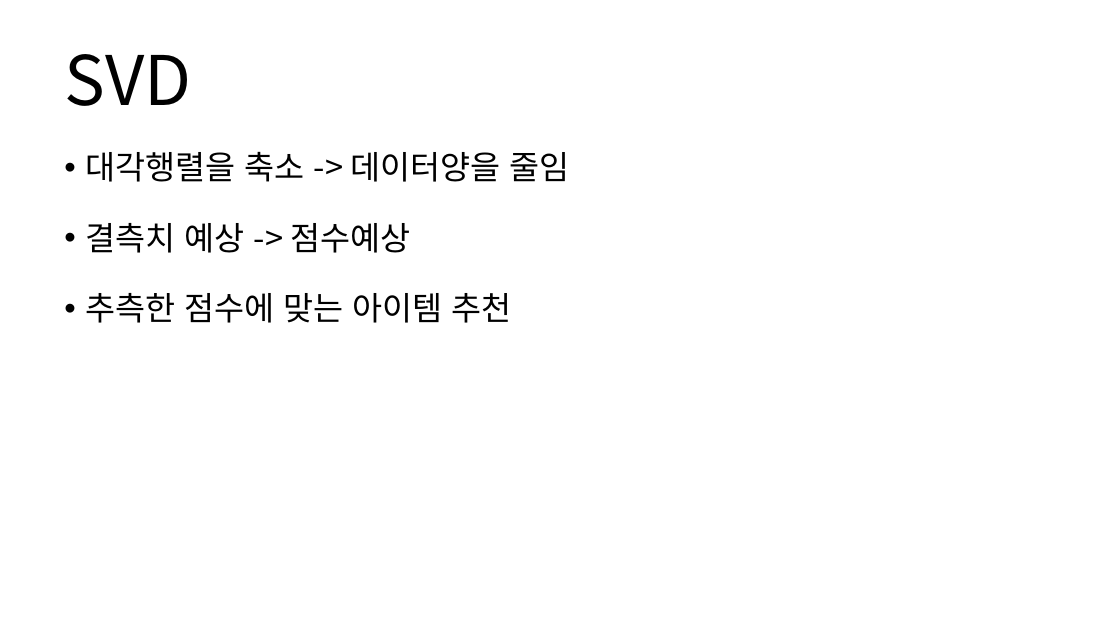
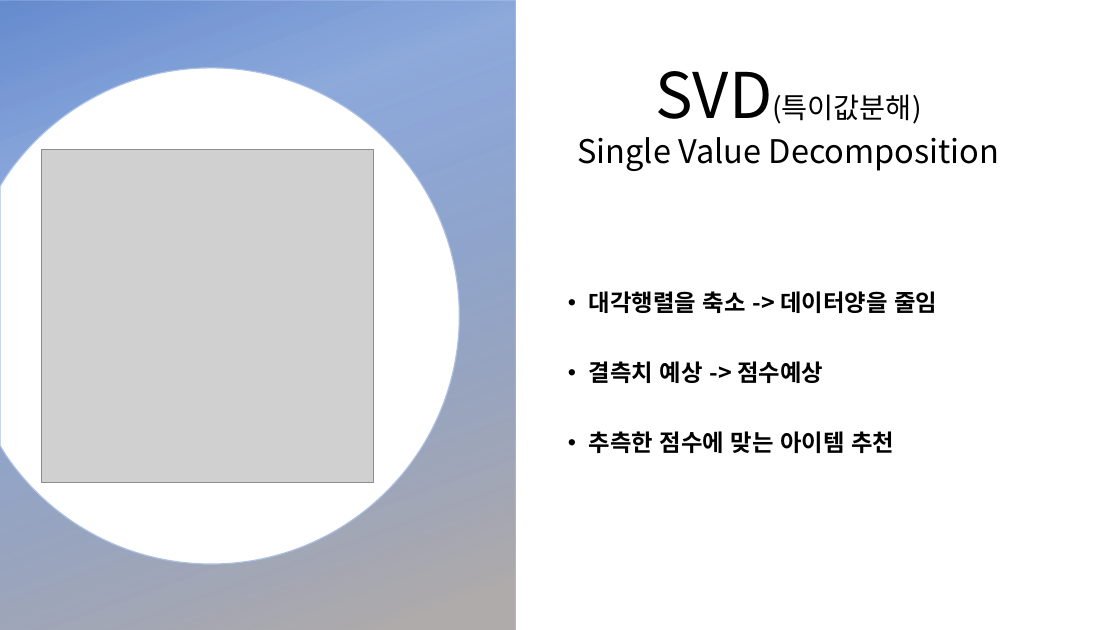
Before and after one commit to CheonSeounghyun/Movie-Analysis-System, a slide deck: slide 14 of document/2019_OSSP_Final_announcement.pptx (slide 10 before the commit). Drawn at 1120x630 pixels with LibreOffice and Linux fonts; fonts in the diff are those of the drawing; grey boxes stand for pictures; background and template pictures are left out. Boxes give left, top, right and bottom in pixels: in the first picture for what was removed or moved away, otherwise in the second. Text is boxed around its words. In the diff, an @@ line names an element or a change of style, - is before the commit and + after.

```diff
--- a/document/2019_OSSP_Final_announcement.pptx
+++ b/document/2019_OSSP_Final_announcement.pptx
@@ rectangle added at bbox=[0, 0, 516, 630], fill gradient #4472C4 to #AFABAB @@
@@ freeform shape added at bbox=[0, 68, 460, 565], fill #FFFFFF, outline #C5C3C3 1 pt @@
@@ title at bbox=[578, 71, 1000, 171]: text changed; size 58.6 to 27.9 pt @@
-SVD
+SVD(특이값분해)
+Single Value Decomposition
@@ picture added at bbox=[41, 150, 374, 482] @@
@@ text "대각행렬을 축소 -> 데이터양을 줄임": place and size @@
-text "대각행렬을 축소 -> 데이터양을 줄임" at bbox=[85, 152, 570, 323]
+text "대각행렬을 축소 -> 데이터양을 줄임" at bbox=[589, 291, 937, 453]
@@ text "대각행렬을 축소 -> 데이터양을 줄임" at bbox=[589, 291, 937, 453]: size 28 to 20 pt, bold on; line spacing 0.9 to 1; more space between paragraphs; vertical alignment top to middle @@
```
Also in this commit, not shown: 9 other slides changed, 8 slides added, 4 slides removed, 56 other files.
